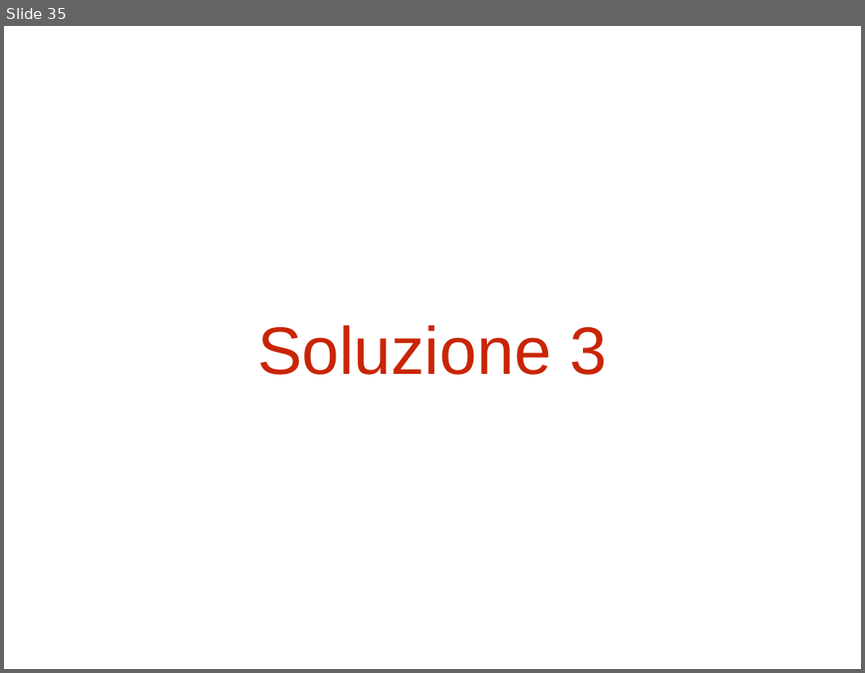
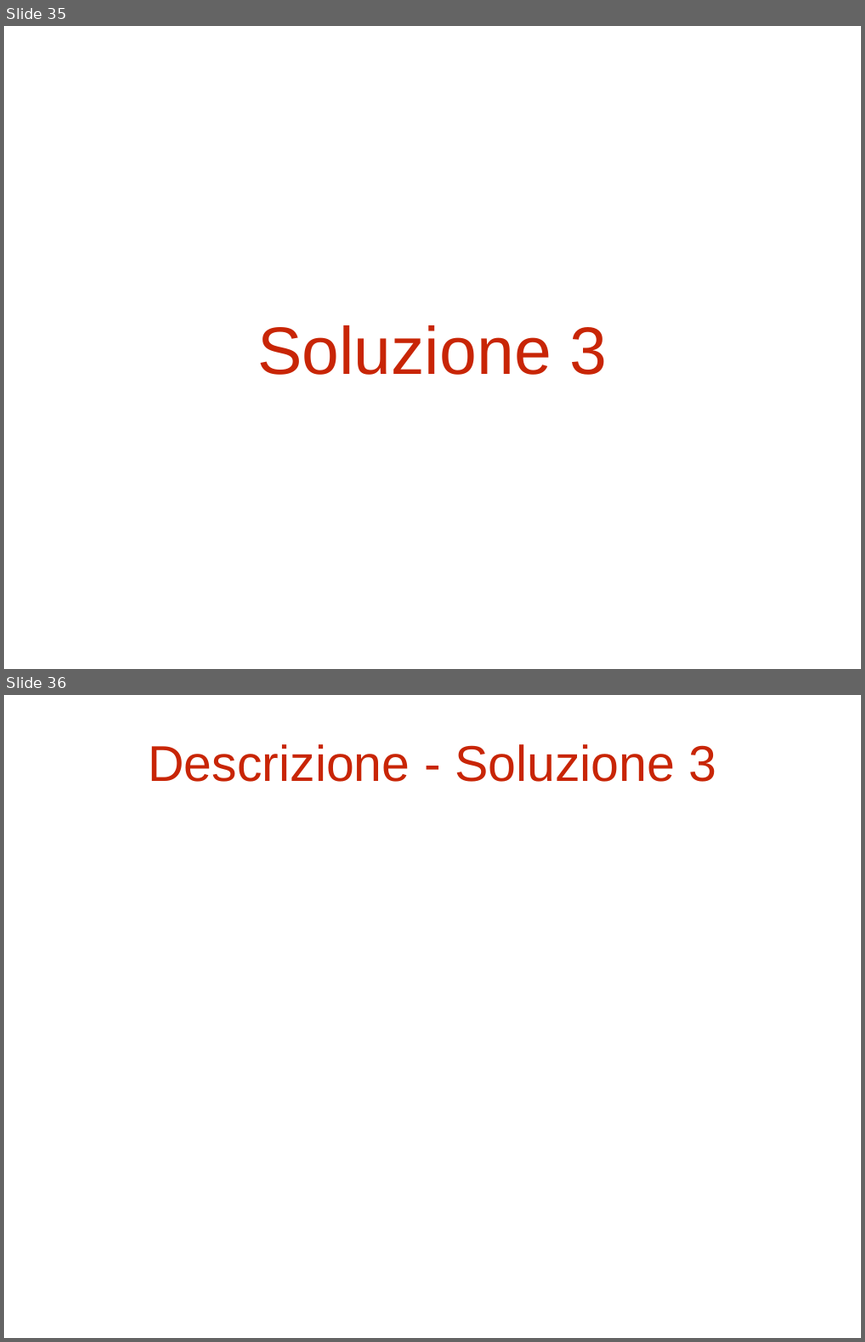
Before and after one commit to Stef23/MRVProject, a slide deck: PDF.pptx. Shown one above the other, each under a label of ours: slide 35 before the commit, slides 35 and 36 after it. The pictures are 865x673 and 865x1342 pixels, drawn with LibreOffice and Linux fonts; fonts in the diff are those of the drawing. Boxes give left, top, right and bottom in pixels: in the first picture for what was removed or moved away, otherwise in the second. Text is boxed around its words. In the diff, an @@ line names an element or a change of style, - is before the commit and + after.

```diff
--- a/PDF.pptx
+++ b/PDF.pptx
@@ slide 36 added at <box>4,695,861,1338</box>, background #FFFFFF @@
@@ title added at <box>148,744,717,782</box>, 60 pt, text #C82506 @@
+Descrizione - Soluzione 3
```
Also in this commit, not shown: 7 slides changed, 21 other slides added, 2 slides removed, 5 other files.
